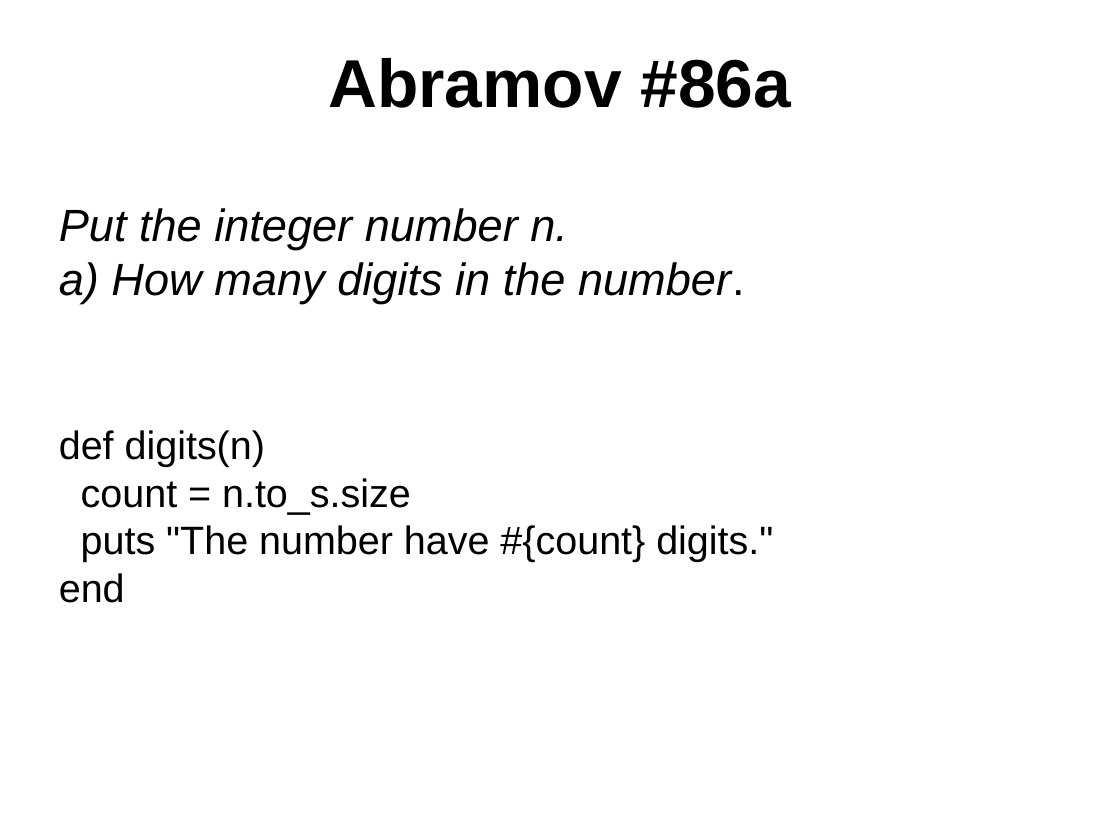
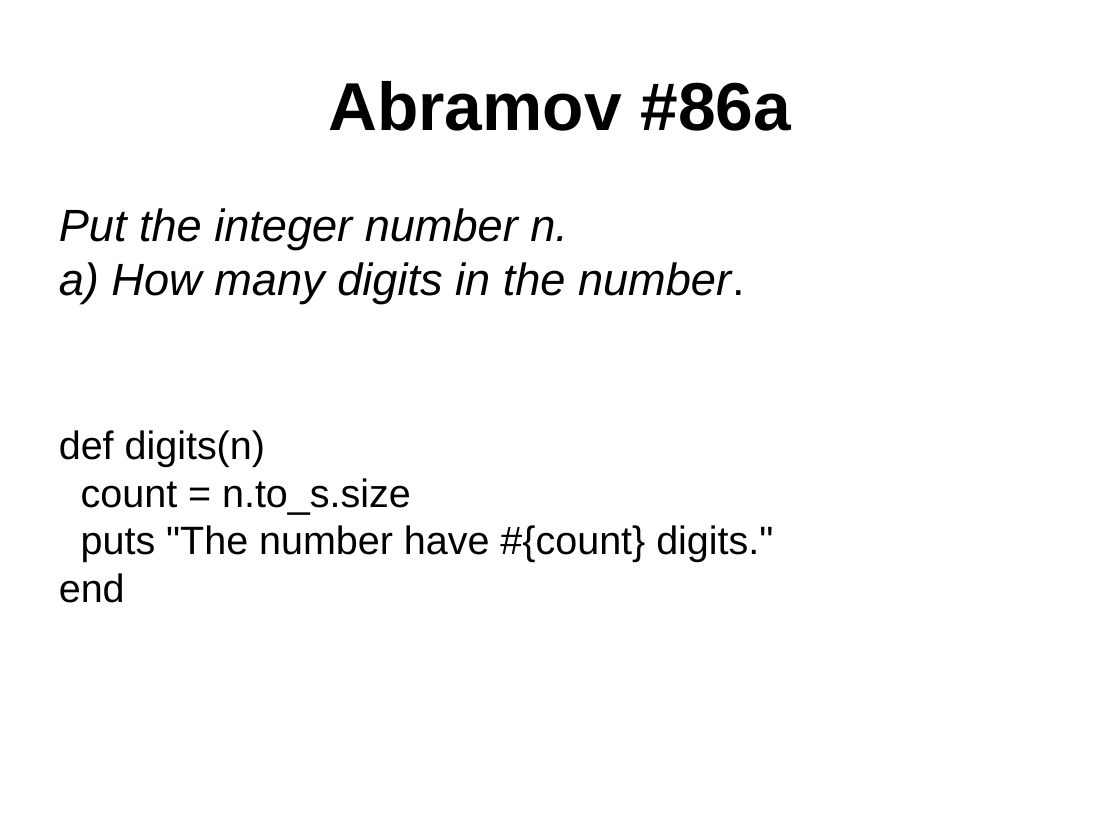
Before and after one commit to lahotskyy/demo1, a slide deck: slide 2 of taras_slides.odp (slide 1 before the commit). Drawn at 1120x840 pixels with LibreOffice and Linux fonts; fonts in the diff are those of the drawing; background and template pictures are left out. Boxes give left, top, right and bottom in pixels: in the first picture for what was removed or moved away, otherwise in the second. Text is boxed around its words. In the diff, an @@ line names an element or a change of style, - is before the commit and + after.

```diff
--- a/taras_slides.odp
+++ b/taras_slides.odp
@@ title "Abramov #86a" moved from (x1=328, y1=58, x2=792, y2=108) to (x1=328, y1=81, x2=792, y2=131) @@
```
Also in this commit, not shown: 4 other slides changed, 2 slides added, 5 other files.
